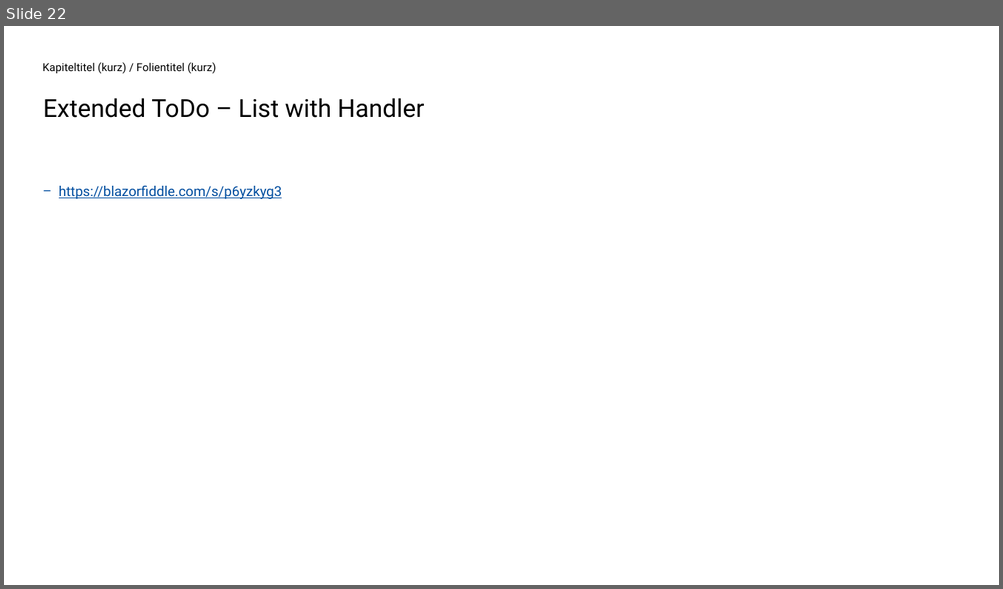
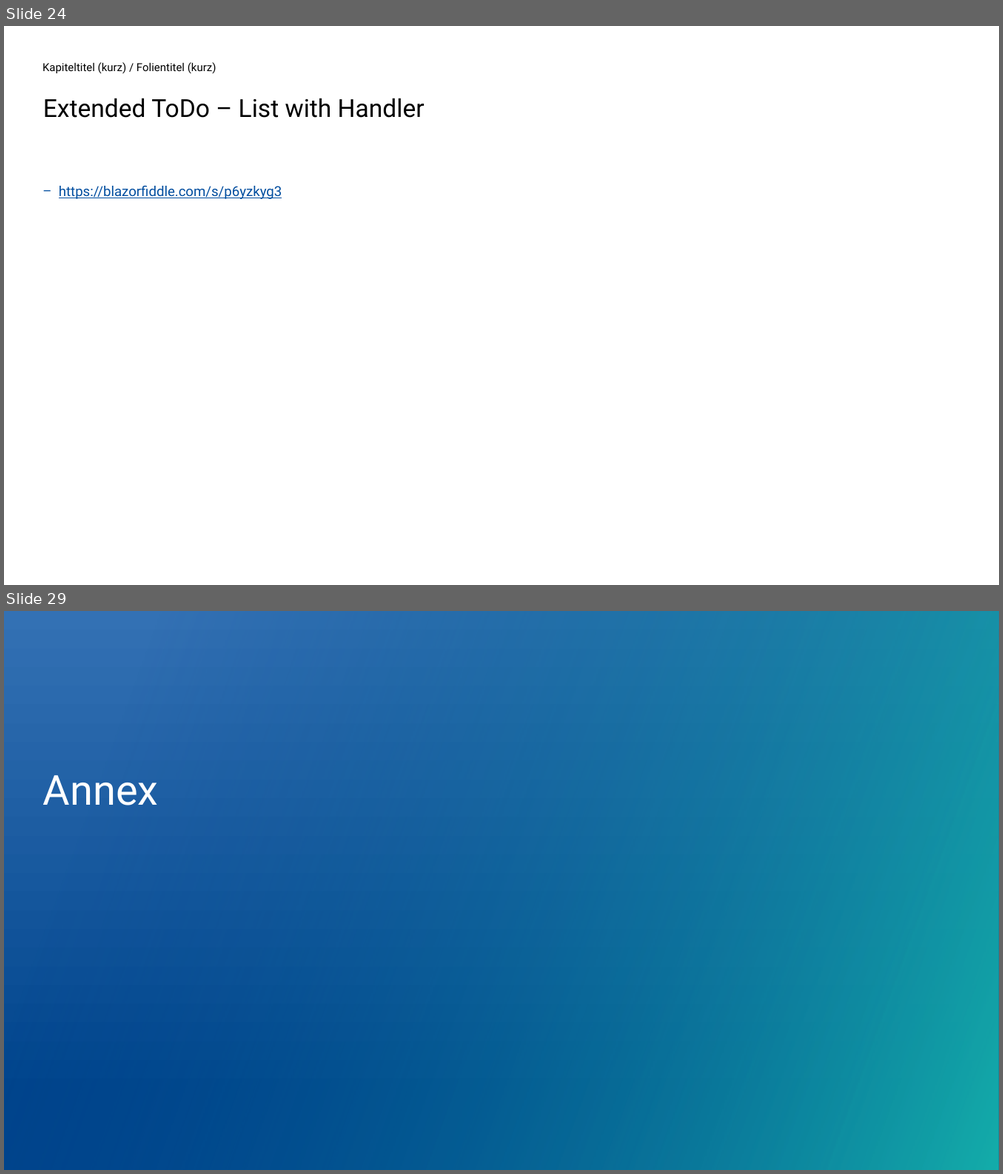
Before and after one commit to kraeuchi/blazor-hacknight, a slide deck: HackNight_WASM_Blazor.pptx. Shown one above the other, each under a label of ours: slide 22 before the commit, slides 24 and 29 after it; the slides between them are not shown. The pictures are 1003x589 and 1003x1174 pixels, drawn with LibreOffice and Linux fonts; fonts in the diff are those of the drawing; background and template pictures are left out. Boxes give left, top, right and bottom in pixels: in the first picture for what was removed or moved away, otherwise in the second. Text is boxed around its words. In the diff, an @@ line names an element or a change of style, - is before the commit and + after.

```diff
--- a/HackNight_WASM_Blazor.pptx
+++ b/HackNight_WASM_Blazor.pptx
@@ slide 29 added at (4, 611, 999, 1170), background #FFFFFF @@
@@ rectangle added at (4, 611, 999, 1170), fill gradient #00448C to #3371B4 @@
@@ rectangle added at (4, 611, 999, 1170), fill gradient #00448C to #14ADAA @@
@@ title added at (43, 775, 159, 806), 30 pt, text #FFFFFF @@
+Annex
@@ what was slide 22 is now slide 24 @@
```
Also in this commit, not shown: 21 slides changed, 3 other slides added, 2 slides removed.
